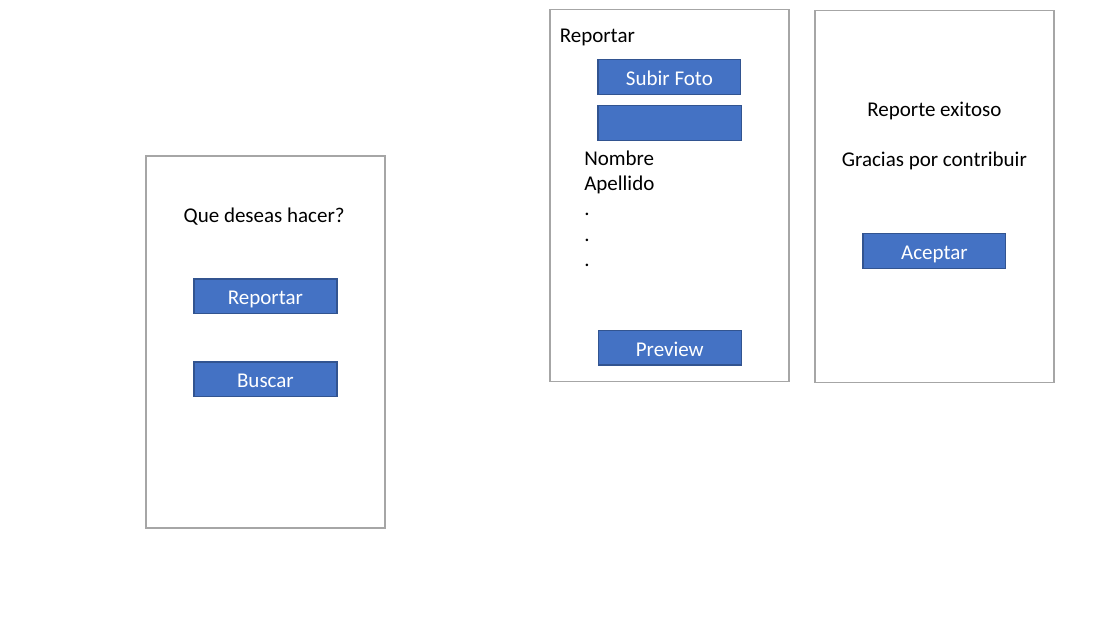
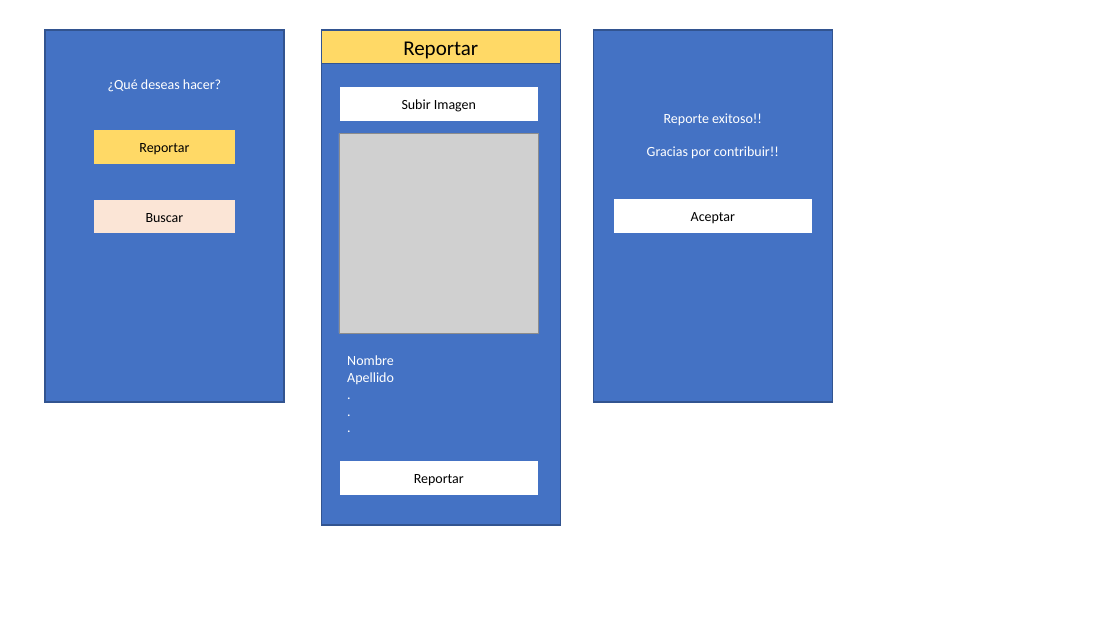
Before and after one commit to robece/cognitive-locator, a slide deck: slide 2 of docs/high-level-architecture.pptx. Drawn at 1120x630 pixels with LibreOffice and Linux fonts; fonts in the diff are those of the drawing; grey boxes stand for pictures. Boxes give left, top, right and bottom in pixels: in the first picture for what was removed or moved away, otherwise in the second. Text is boxed around its words. In the diff, an @@ line names an element or a change of style, - is before the commit and + after.

```diff
--- a/docs/high-level-architecture.pptx
+++ b/docs/high-level-architecture.pptx
@@ rectangle removed at bbox=[815, 10, 1054, 382] @@
@@ rectangle: place and size @@
-rectangle at bbox=[146, 156, 386, 528]
+rectangle at bbox=[45, 30, 285, 402]
@@ rectangle at bbox=[45, 30, 285, 402]: fill none to #4472C4; outline #A6A6A6 1 pt to #325491 1 pt @@
@@ rectangle "Reportar": place and size @@
-rectangle "Reportar" at bbox=[560, 28, 635, 46]
+rectangle "Reportar" at bbox=[322, 30, 561, 64]
@@ rectangle "Reportar" at bbox=[322, 30, 561, 64]: alignment left to centre; vertical alignment top to middle; fill none to #FFD966; outline none to #325491 1 pt @@
@@ rectangle at bbox=[322, 30, 561, 525]: fill none to #4472C4; outline #A6A6A6 1 pt to #325491 1 pt @@
@@ rectangle: place and size @@
-rectangle at bbox=[550, 9, 790, 381]
+rectangle at bbox=[322, 30, 561, 525]
@@ rectangle added at bbox=[593, 30, 833, 402], fill #4472C4, outline #325491 1 pt @@
@@ text at bbox=[108, 79, 221, 92]: text changed; size 18 to 12 pt; text colour #000000 to #FFFFFF @@
-Que deseas hacer?
+¿Qué deseas hacer?
@@ rectangle added at bbox=[339, 87, 539, 122], fill #FFFFFF, outline #4472C4 1 pt, 12 pt, text #000000 @@
+Subir Imagen
@@ rectangle removed at bbox=[598, 60, 741, 95] @@
-Subir Foto
@@ rectangle removed at bbox=[598, 106, 742, 141] @@
@@ text at bbox=[647, 113, 779, 159]: text changed; size 18 to 12 pt; text colour #000000 to #FFFFFF @@
-Reporte exitoso
-Gracias por contribuir
+Reporte exitoso!!
+Gracias por contribuir!!
@@ rectangle "Reportar": place and size @@
-rectangle "Reportar" at bbox=[194, 279, 337, 314]
+rectangle "Reportar" at bbox=[93, 130, 236, 166]
@@ rectangle "Reportar" at bbox=[93, 130, 236, 166]: size 18 to 12 pt, text colour #FFFFFF to #000000; fill #4472C4 to #FFD966; outline #325491 1 pt to #4472C4 1 pt @@
@@ picture added at bbox=[339, 134, 539, 334] @@
@@ rectangle "Buscar": place and size @@
-rectangle "Buscar" at bbox=[194, 362, 337, 397]
+rectangle "Buscar" at bbox=[93, 199, 236, 234]
@@ rectangle "Buscar" at bbox=[93, 199, 236, 234]: size 18 to 12 pt, text colour #FFFFFF to #000000; fill #4472C4 to #FBE5D6; outline #325491 1 pt to #4472C4 1 pt @@
@@ rectangle "Aceptar": place and size @@
-rectangle "Aceptar" at bbox=[863, 234, 1006, 270]
+rectangle "Aceptar" at bbox=[613, 198, 813, 234]
@@ rectangle "Aceptar" at bbox=[613, 198, 813, 234]: size 18 to 12 pt, text colour #FFFFFF to #000000; fill #4472C4 to #FFFFFF; outline #325491 1 pt to #4472C4 1 pt @@
@@ text "Nombre": place and size @@
-text "Nombre" at bbox=[584, 150, 654, 194]
+text "Nombre" at bbox=[347, 355, 394, 384]
@@ text "Nombre" at bbox=[347, 355, 394, 384]: size 18 to 12 pt, text colour #000000 to #FFFFFF @@
@@ rectangle removed at bbox=[598, 330, 741, 365] @@
-Preview
@@ rectangle added at bbox=[339, 460, 539, 496], fill #FFFFFF, outline #4472C4 1 pt, 12 pt, text #000000 @@
+Reportar
```
Also in this commit, not shown: 1 other slide changed.
